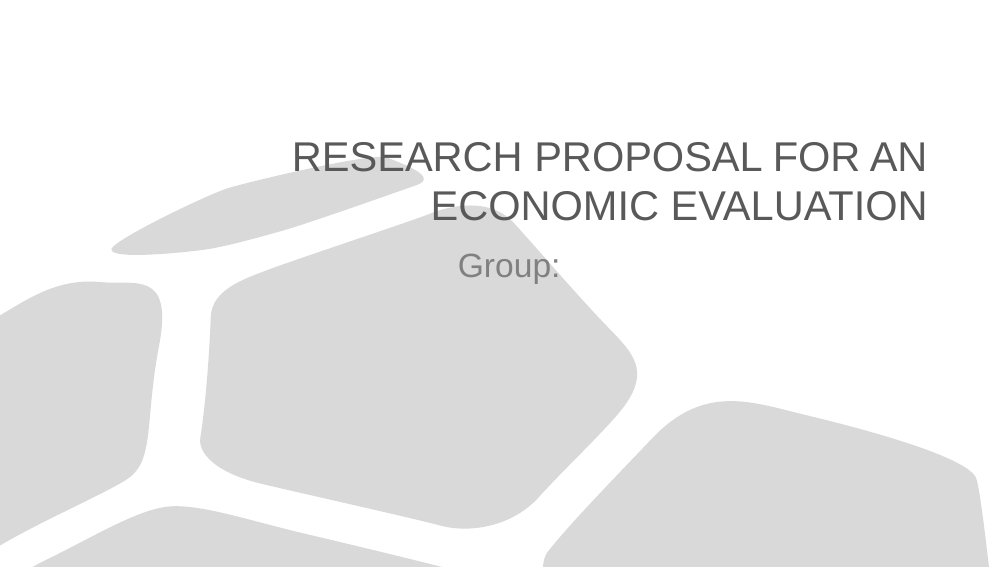
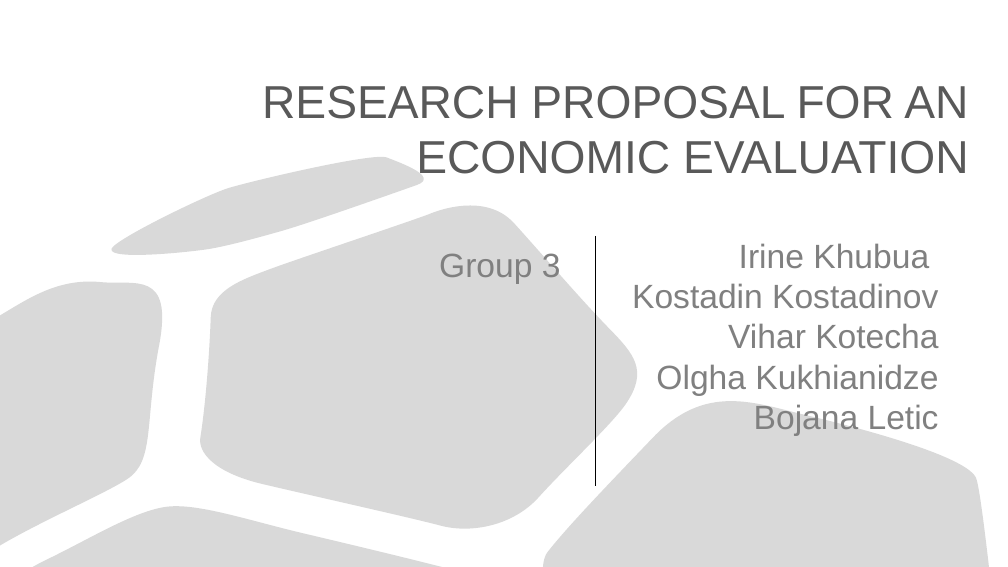
Before and after one commit to kostadinoff/SMU_seminar_in_economic-_evaluation_in_Healthcare, a slide deck: slide 1 of group_assigment/group_assigment.pptx. Drawn at 1008x567 pixels with LibreOffice and Linux fonts; fonts in the diff are those of the drawing. Boxes give left, top, right and bottom in pixels: in the first picture for what was removed or moved away, otherwise in the second. Text is boxed around its words. In the diff, an @@ line names an element or a change of style, - is before the commit and + after.

```diff
--- a/group_assigment/group_assigment.pptx
+++ b/group_assigment/group_assigment.pptx
@@ title "RESEARCH PROPOSAL FOR AN ECONOMIC ..." moved from (x1=292, y1=142, x2=928, y2=221) to (x1=262, y1=85, x2=969, y2=174) @@
@@ title "RESEARCH PROPOSAL FOR AN ECONOMIC ..." at (x1=262, y1=85, x2=969, y2=174): size 39.6 to 44 pt @@
@@ line added from (595, 236) to (595, 485), #000000 0.75 pt @@
@@ subtitle at (x1=439, y1=254, x2=561, y2=284): text changed @@
-Group:
+Group 3
@@ text added at (x1=632, y1=243, x2=939, y2=436), 32 pt, text #808080 @@
+Irine Khubua
+Kostadin Kostadinov
+Vihar Kotecha
+Olgha Kukhianidze
+Bojana Letic
```
Also in this commit, not shown: 2 other files.
